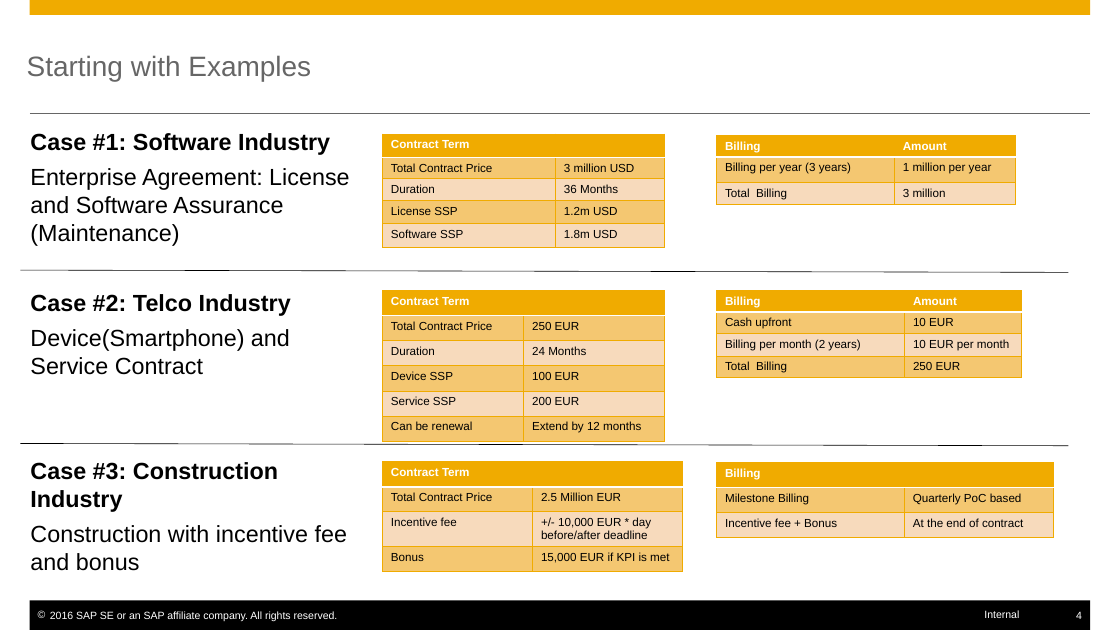
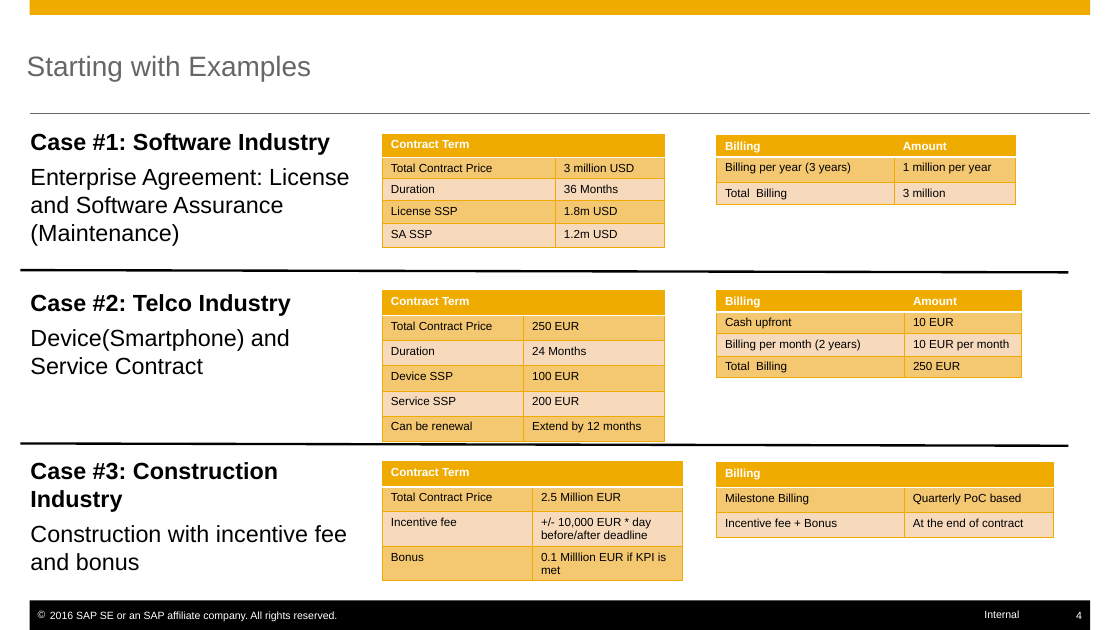
Before and after one commit to farseen1982/SAPWork, a slide deck: slide 4 of Documentation/LearningDay_RAR_Case.pptx. Drawn at 1120x630 pixels with LibreOffice and Linux fonts; fonts in the diff are those of the drawing. Boxes give left, top, right and bottom in pixels: in the first picture for what was removed or moved away, otherwise in the second. Text is boxed around its words. In the diff, an @@ line names an element or a change of style, - is before the commit and + after.

```diff
--- a/Documentation/LearningDay_RAR_Case.pptx
+++ b/Documentation/LearningDay_RAR_Case.pptx
@@ table at bbox=[383, 133, 665, 249] @@
-row 4, column 2: 1.2m USD
+row 4, column 2: 1.8m USD
-row 5, column 1: Software SSP
+row 5, column 1: SA SSP
-row 5, column 2: 1.8m USD
+row 5, column 2: 1.2m USD
@@ line (20, 270) - (1068, 272): stroke #000000 0.5 pt to #000000 2 pt @@
@@ line (20, 443) - (1068, 446): stroke #000000 0.5 pt to #000000 2 pt @@
@@ table at bbox=[383, 462, 683, 585] @@
-row 4, column 2: 15,000 EUR if KPI is met
+row 4, column 2: 0.1 Milllion EUR if KPI is met
```
Also in this commit, not shown: 5 other slides changed, 6 slides added, 4 slides removed, 1 other file.
